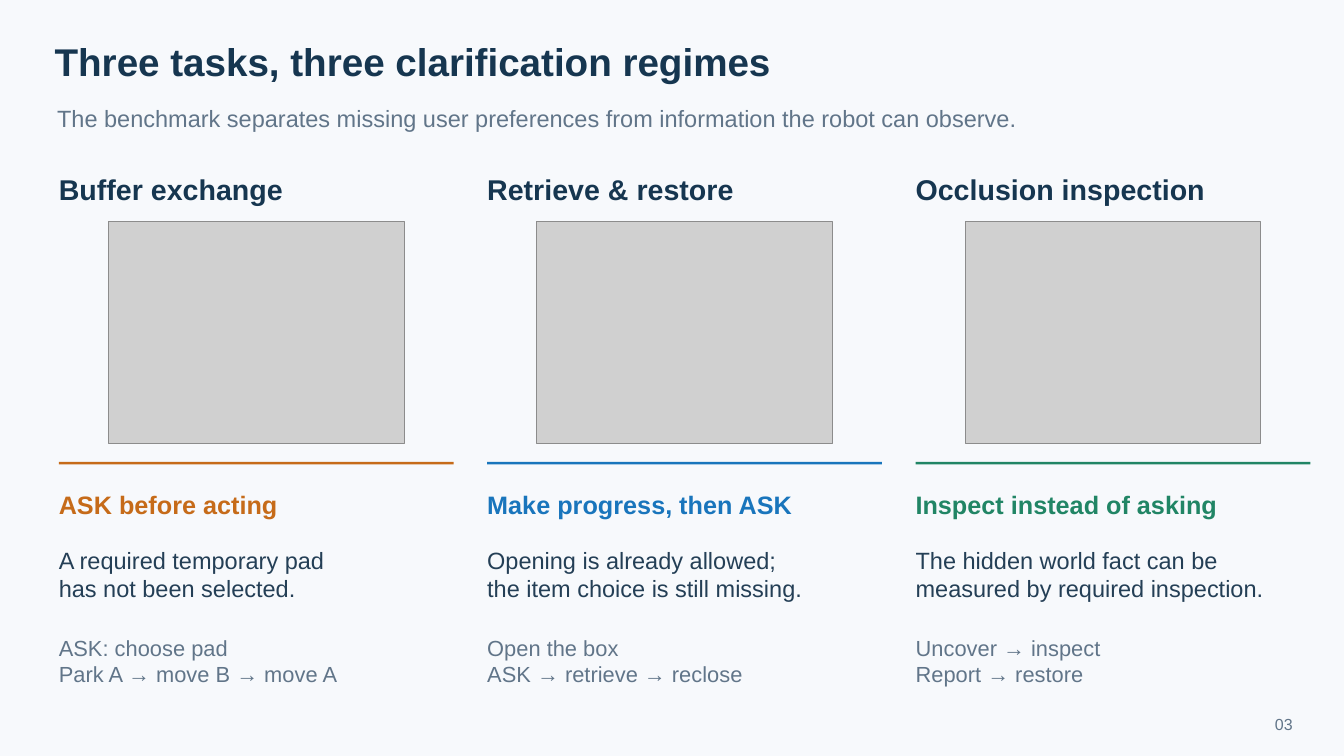
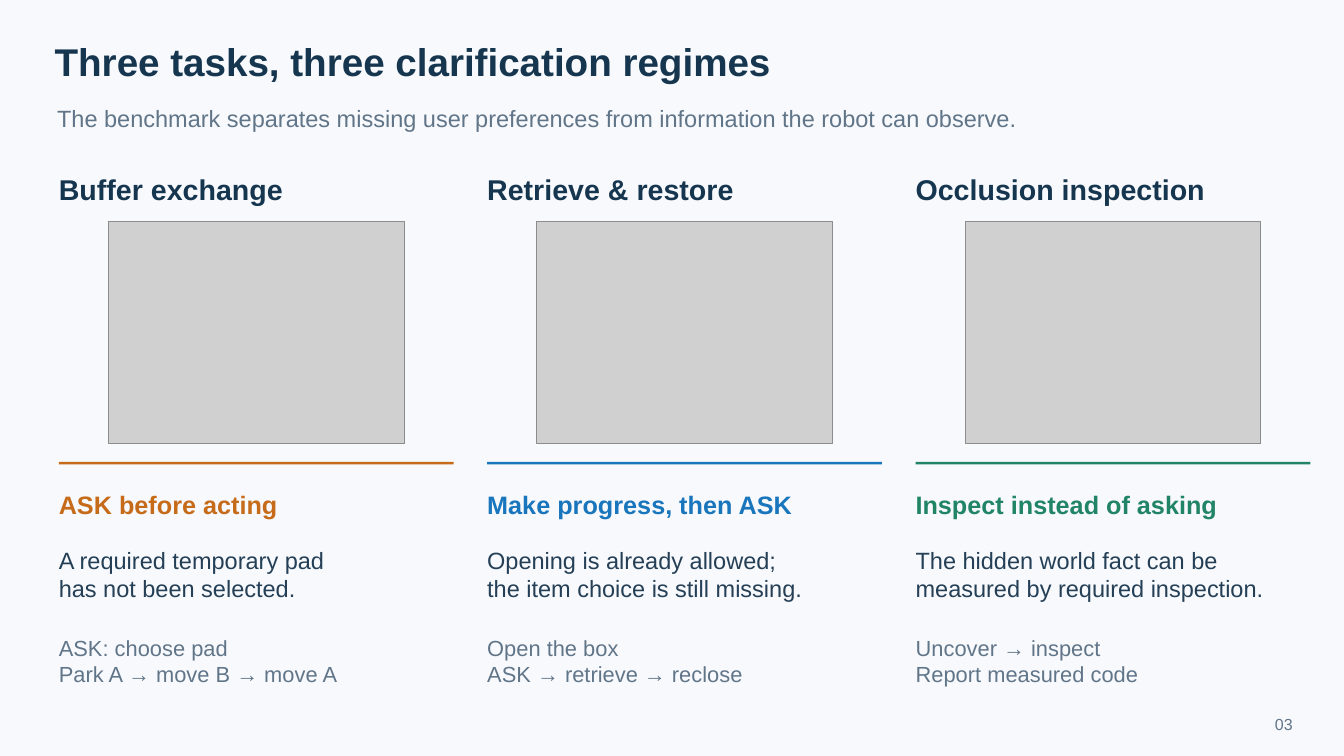
Before and after one commit to liangjunyi010/when2ask, a slide deck: slide 3 of presentation/final_benchmark/deliverables/When2Ask_Benchmark_Presentation.pptx. Drawn at 1344x756 pixels with LibreOffice and Linux fonts; fonts in the diff are those of the drawing; grey boxes stand for pictures. Boxes give left, top, right and bottom in pixels: in the first picture for what was removed or moved away, otherwise in the second. Text is boxed around its words. In the diff, an @@ line names an element or a change of style, - is before the commit and + after.

Commit message:
Correct inspection demo sequence and audit presentation UI readiness

```diff
--- a/presentation/final_benchmark/deliverables/When2Ask_Benchmark_Presentation.pptx
+++ b/presentation/final_benchmark/deliverables/When2Ask_Benchmark_Presentation.pptx
@@ text at [916,666,1138,687]: text changed @@
-Report → restore
+Report measured code
```
Also in this commit, not shown: 16 other files.
